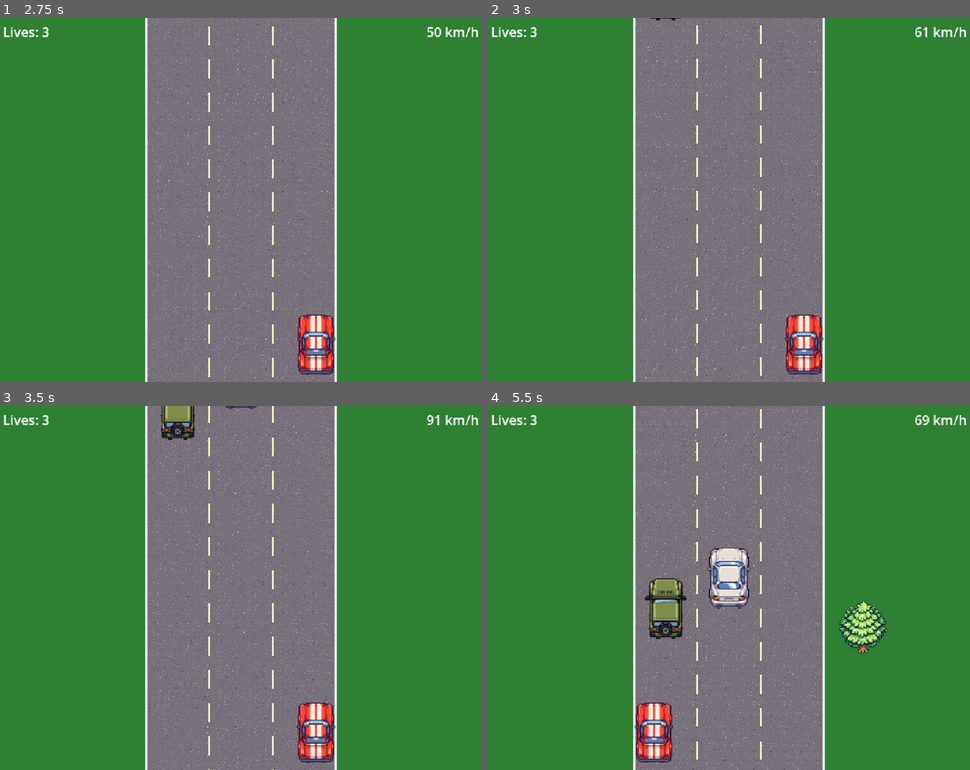
Above: before the commit, frames 1-4 (two rows, left to right).
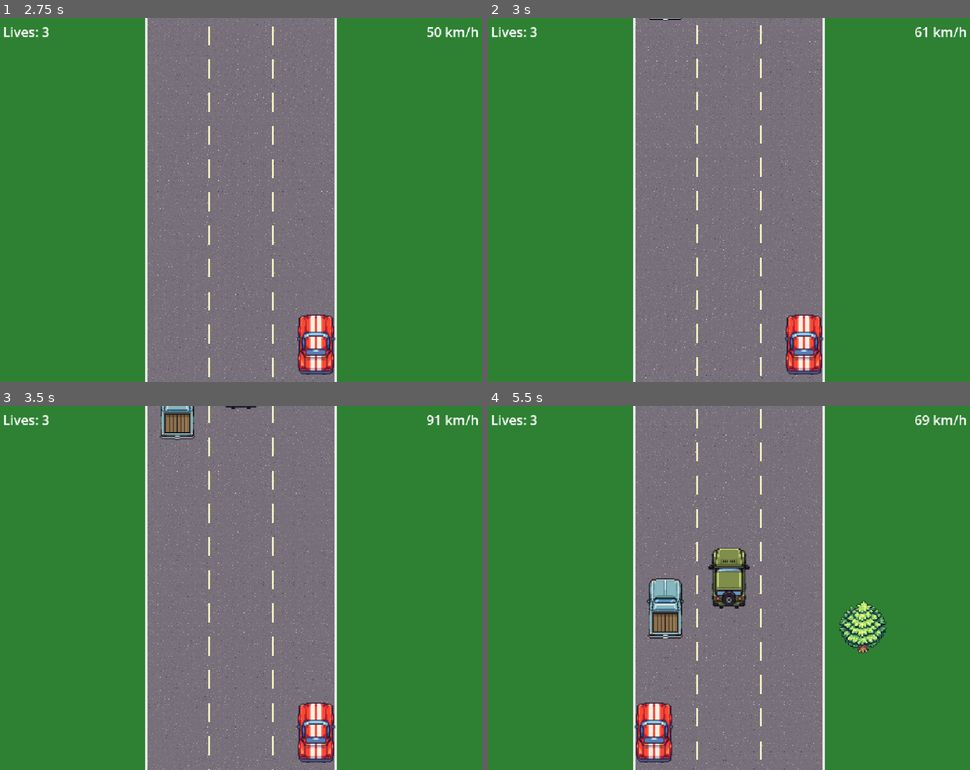
Above: after the commit, the same moments.

Repository: Antonio-Ingegnere/road-race
Game: Godot game, scene res://scenes/main.tscn
The game is run twice, just before and just after one commit, with the same random seed, the same clock (stepped at 60 frames per second) and the same inputs.
Inputs:
- Up to frame 1 (2.75 s): tap Enter at 0.5 s; hold Right (ui_right) 0.53-1.28 s; hold Down (ui_down) 1.28-2.03 s; hold Right (ui_right) from 2.03 s (still down)
- Up to frame 2 (3 s): release Right (ui_right) at 2.78 s; hold Up (ui_up) from 2.78 s (still down)
- Up to frame 3 (3.5 s): keep holding Up (ui_up)
- Up to frame 4 (5.5 s): release Up (ui_up) at 3.53 s; hold Left (ui_left) 3.53-5.03 s; hold Down (ui_down) from 5.03 s (still down)

Frame 1 is identical in both runs. In frame 2, less than 0.1% of the frame differs, in the area x 33-41%, y 0-1%; in frame 3, 0.6%; in frame 4, 2.4%, in the area x 32-55%, y 39-64%.

Commit message:
Add Chevrolet El Camino as third obstacle type, match obstacle headlights to player
- Add ChevroletElCamino-1968x64.png sprite (64x64, vis_hw=39.0)
- Per-type draw centering via _tex_half_w/_tex_half_h loaded from texture
- Obstacle headlights now use identical cone geometry to player car
- Extend obstacle cull distance to accommodate longer light fade

Co-Authored-By: Claude Sonnet 4.6 <noreply@anthropic.com>

Diff:
--- a/scripts/lights.gd
+++ b/scripts/lights.gd
@@ -7,10 +7,9 @@
 const CONE_HW_NEAR := 32.0
 const CONE_HW_FAR  := 150.0
 
-# Obstacle headlights — 60% of player cone
-const OBS_CONE_LENGTH  := 180.0
-const OBS_CONE_HW_NEAR := 19.0
-const OBS_CONE_HW_FAR  := 90.0
+const OBS_CONE_LENGTH  := 300.0
+const OBS_CONE_HW_NEAR := 32.0
+const OBS_CONE_HW_FAR  := 150.0
 
 var _car: Node2D
 var _obstacle_manager: Node2D
@@ -83,20 +82,20 @@
 	# Left beam
 	draw_polygon(
 		PackedVector2Array([
-			Vector2(op.x - 19, near_y),
-			Vector2(op.x - 6,  near_y),
-			Vector2(op.x + 14, far_y),
-			Vector2(op.x - 90, far_y),
+			Vector2(op.x - 32, near_y),
+			Vector2(op.x - 10, near_y),
+			Vector2(op.x + 23,  far_y),
+			Vector2(op.x - 150, far_y),
 		]),
 		PackedColorArray([bright, bright, fade, fade])
 	)
 	# Right beam
 	draw_polygon(
 		PackedVector2Array([
-			Vector2(op.x + 6,  near_y),
-			Vector2(op.x + 19, near_y),
-			Vector2(op.x + 90, far_y),
-			Vector2(op.x - 14, far_y),
+			Vector2(op.x + 10, near_y),
+			Vector2(op.x + 32, near_y),
+			Vector2(op.x + 150, far_y),
+			Vector2(op.x - 23,  far_y),
 		]),
 		PackedColorArray([bright, bright, fade, fade])
 	)
--- a/scripts/obstacle_manager.gd
+++ b/scripts/obstacle_manager.gd
@@ -14,11 +14,14 @@
 # Per obstacle type: [vis_hw, vis_hh, texture_path]
 # Bounds measured from opaque pixel extents at scale 2x.
 const OBS_TYPE_DATA := [
-	[46.0, 64.0, "res://assets/HondaCivic.png"],    # 0
-	[44.0, 64.0, "res://assets/JeepWrangler2.png"], # 1
+	[46.0, 64.0, "res://assets/HondaCivic.png"],                    # 0
+	[44.0, 64.0, "res://assets/JeepWrangler2.png"],                 # 1
+	[39.0, 64.0, "res://assets/ChevroletElCamino-1968x64.png"],     # 2
 ]
 
 var _textures: Array[Texture2D] = []
+var _tex_half_w: Array[float] = []
+var _tex_half_h: Array[float] = []
 var _obstacles: Array = []  # each: {"pos": Vector2, "type": int}
 var _spawn_timer := 0.0
 var _spawn_interval := 1.8
@@ -32,7 +35,10 @@
 func _ready() -> void:
 	_car = get_parent().get_node("Car")
 	for entry in OBS_TYPE_DATA:
-		_textures.append(load(entry[2]))
+		var tex: Texture2D = load(entry[2])
+		_textures.append(tex)
+		_tex_half_w.append(tex.get_width() * 0.5)
+		_tex_half_h.append(tex.get_height() * 0.5)
 
 
 func _process(delta: float) -> void:
@@ -48,8 +54,8 @@
 	var obs_scroll: float = (_car.speed_kmh - OBS_SPEED_KMH) * _car.KMH_TO_PXS * delta
 	for o in _obstacles:
 		o["pos"] = o["pos"] + Vector2(0.0, obs_scroll)
-	# Extended cull: keep alive until front lights (64 rear offset + 180 cone) fade off screen
-	var cull_y: float = OBS_TEX_SIZE * OBS_SCALE * 0.5 + 244.0
+	# Extended cull: keep alive until front lights (64 rear offset + 300 cone) fade off screen
+	var cull_y: float = OBS_TEX_SIZE * OBS_SCALE * 0.5 + 364.0
 	_obstacles = _obstacles.filter(func(o) -> bool: return o["pos"].y < screen_h + cull_y)
 
 	if _invincible_timer > 0.0:
@@ -132,9 +138,8 @@
 
 
 func _draw() -> void:
-	var half: float = OBS_TEX_SIZE * 0.5
 	for o in _obstacles:
 		var t: int = o["type"]
 		draw_set_transform(o["pos"], 0.0, Vector2(OBS_SCALE, OBS_SCALE))
-		draw_texture(_textures[t], Vector2(-half, -half))
+		draw_texture(_textures[t], Vector2(-_tex_half_w[t], -_tex_half_h[t]))
 	draw_set_transform(Vector2.ZERO)
Binary file added: assets/ChevroletElCamino-1968x64.png
Not shown, added: assets/ChevroletElCamino-1968x64.png.import
